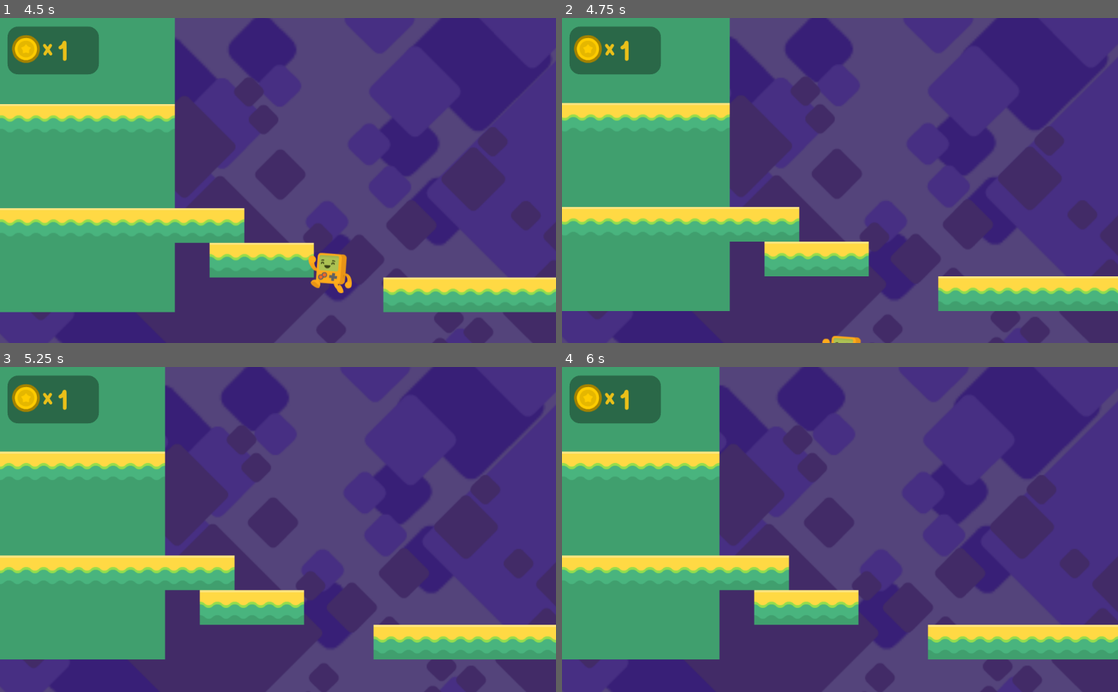
Above: before the commit, frames 1-4 (two rows, left to right).
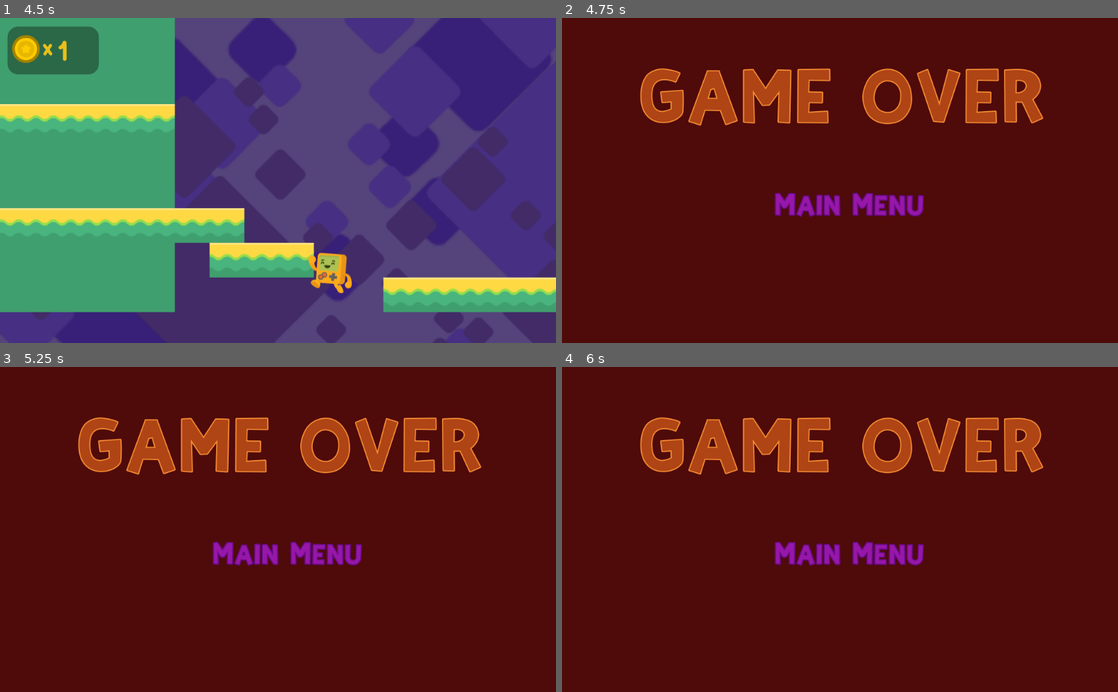
Above: after the commit, the same moments.

Repository: reuben-john/Godot-Platformer-Game
Game: Godot game, scene res://Level1.tscn
Two runs of this game, one before a commit and one after it. Both use one fixed random seed, a clock stepped at 60 frames per second and the inputs below. This scene is started directly instead of the project's main scene.
Inputs:
- Up to frame 1 (4.5 s): hold Right (right) 0.53-2.03 s; tap Space (jump) at 0.77, 1.52, 3.02, 3.77 s; hold Left (left) 2.03-2.78 s; hold Right (right) 2.78-4.28 s; hold Left (left) from 4.28 s (still down)
- Up to frame 2 (4.75 s): keep holding Left (left); tap Space (jump) at 4.52 s
- Up to frame 3 (5.25 s): release Left (left) at 5.03 s; hold Right (right) from 5.03 s (still down)
- Up to frame 4 (6 s): tap Enter at 5.75 s; release Right (right) at 5.78 s; hold Left (left) from 5.78 s (still down)

Frame 1 is identical in both runs. In frame 2, 100% of the frame differs, in the area x 0-100%, y 0-100%; in frame 3, 100%; in frame 4, 100%.

Commit message:
Fix fall zone

Diff:
--- a/Level1.tscn
+++ b/Level1.tscn
@@ -10,7 +10,7 @@
 [ext_resource path="res://enemy.tscn" type="PackedScene" id=8]
 
 [sub_resource type="RectangleShape2D" id=1]
-extents = Vector2( 3044.5, 98.5 )
+extents = Vector2( 4904.5, 98.5 )
 
 [node name="Level1" type="Node2D"]
 
@@ -78,7 +78,7 @@
 }
 
 [node name="CollisionShape2D" type="CollisionShape2D" parent="Fallzone"]
-position = Vector2( 3795.5, 806.5 )
+position = Vector2( 1935.5, 806.5 )
 shape = SubResource( 1 )
 
 [node name="coin" parent="." instance=ExtResource( 6 )]
--- a/Steve.gd
+++ b/Steve.gd
@@ -32,7 +32,7 @@
 
 
 func _on_Fallzone_body_entered(body):
-	pass
+	get_tree().change_scene("res://GameOver.tscn")
 
 
 func bounce():
